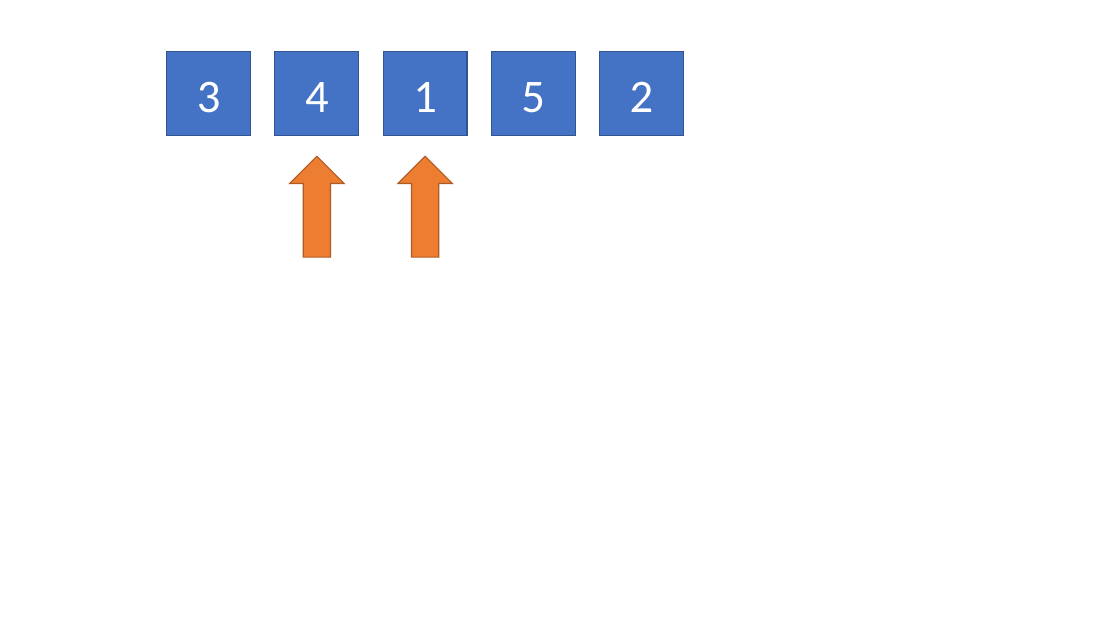
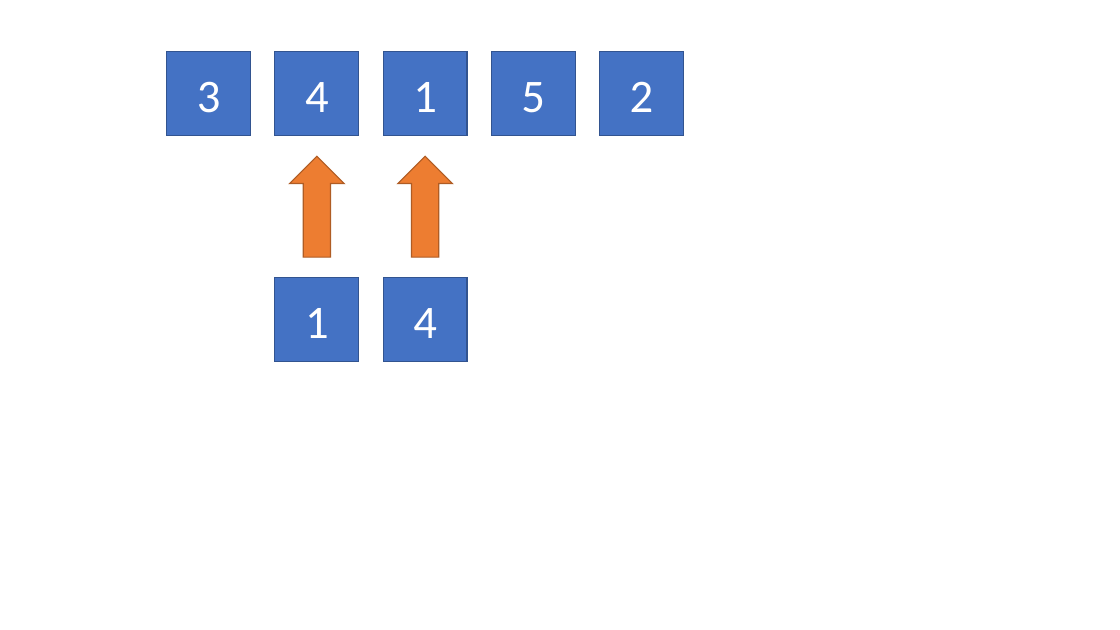
Before and after one commit to csci3320/fall2020, a slide deck: slide 3 of Bubble Sort In Action.pptx. Drawn at 1120x630 pixels with LibreOffice and Linux fonts; fonts in the diff are those of the drawing. Boxes give left, top, right and bottom in pixels: in the first picture for what was removed or moved away, otherwise in the second. Text is boxed around its words. In the diff, an @@ line names an element or a change of style, - is before the commit and + after.

```diff
--- a/Bubble Sort In Action.pptx
+++ b/Bubble Sort In Action.pptx
@@ rectangle added at (x1=275, y1=277, x2=359, y2=361), fill #4472C4, outline #325491 1 pt, 40 pt, text #FFFFFF @@
+1
@@ rectangle added at (x1=383, y1=277, x2=467, y2=361), fill #4472C4, outline #325491 1 pt, 40 pt, text #FFFFFF @@
+4
```
Also in this commit, not shown: 4 other slides changed, 7 slides added.
